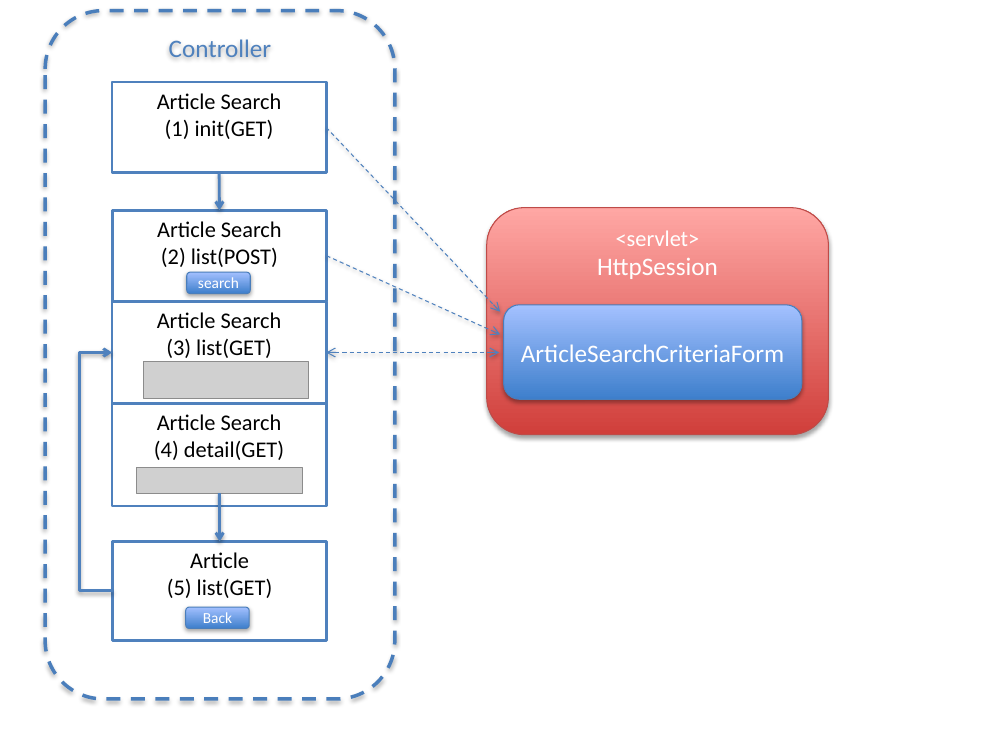
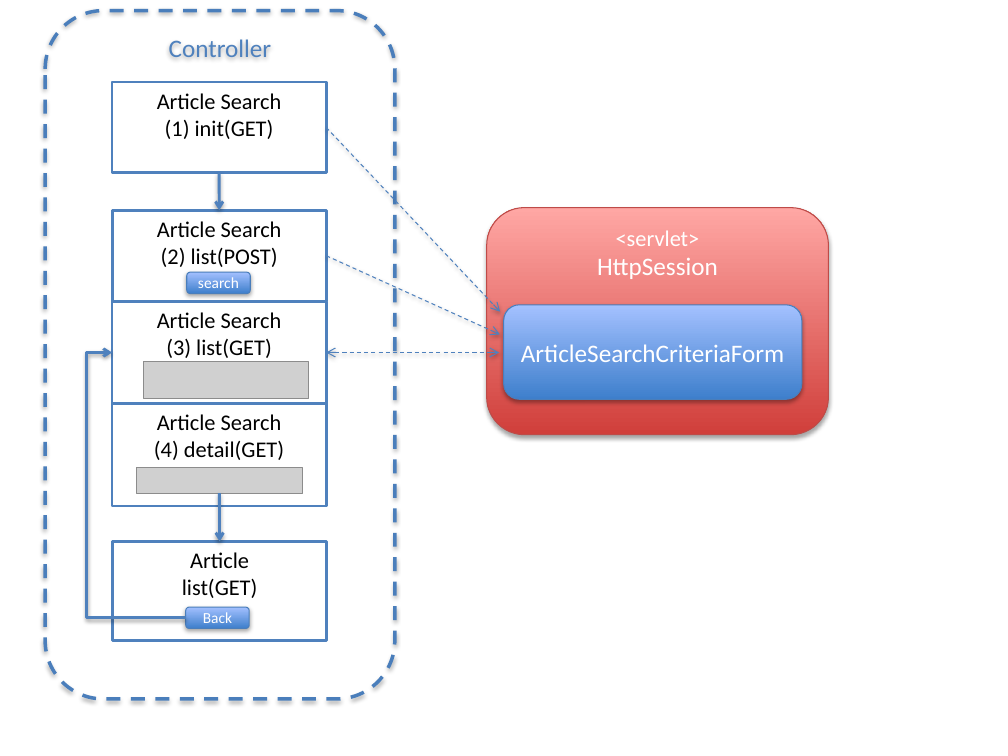
Before and after one commit to xzjia/guideline, a slide deck: slide 18 of source/ArchitectureInDetail/WebApplicationDetail/images_Pagination/materialPagination.pptx. Drawn at 1008x756 pixels with LibreOffice and Linux fonts; fonts in the diff are those of the drawing; grey boxes stand for pictures. Boxes give left, top, right and bottom in pixels: in the first picture for what was removed or moved away, otherwise in the second. Text is boxed around its words. In the diff, an @@ line names an element or a change of style, - is before the commit and + after.

```diff
--- a/source/ArchitectureInDetail/WebApplicationDetail/images_Pagination/materialPagination.pptx
+++ b/source/ArchitectureInDetail/WebApplicationDetail/images_Pagination/materialPagination.pptx
@@ elbow arrow moved from (113, 591) - (112, 353) to (185, 618) - (112, 353) @@
@@ text in rectangle at [182, 579, 258, 598]: text changed @@
-(5) list(GET)
+list(GET)
```
Also in this commit, not shown: 2 other files.
